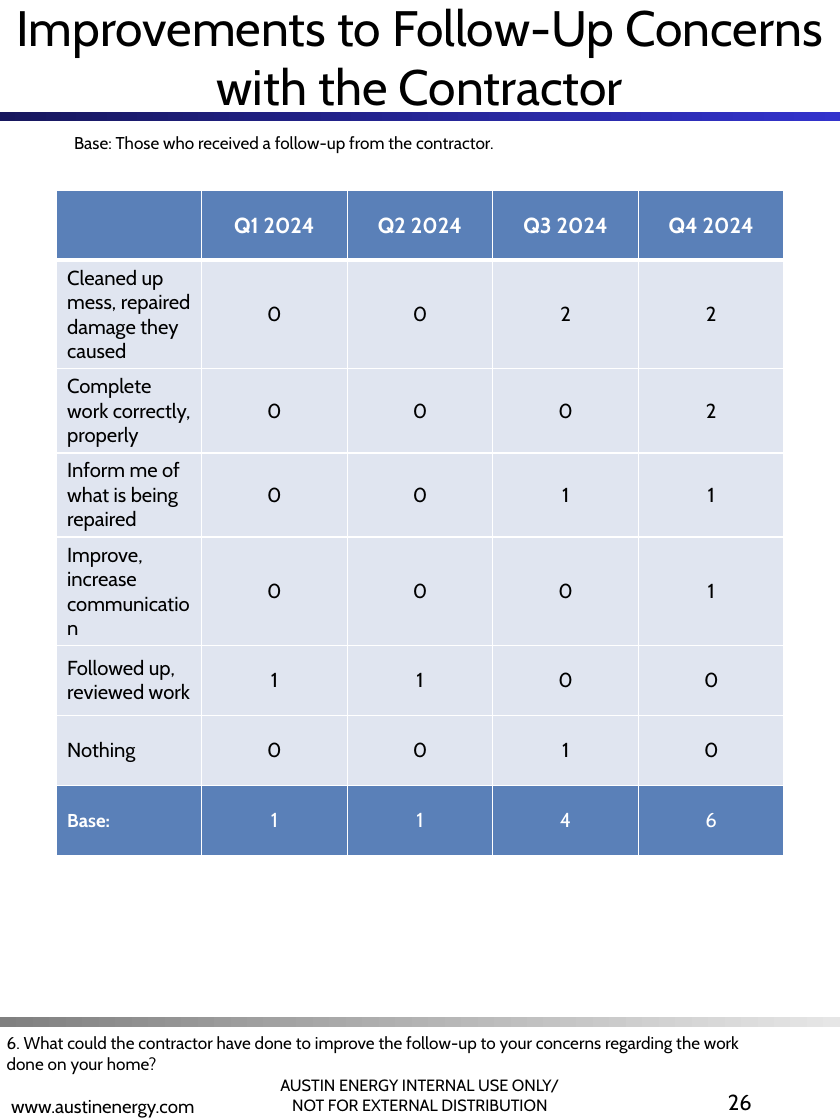
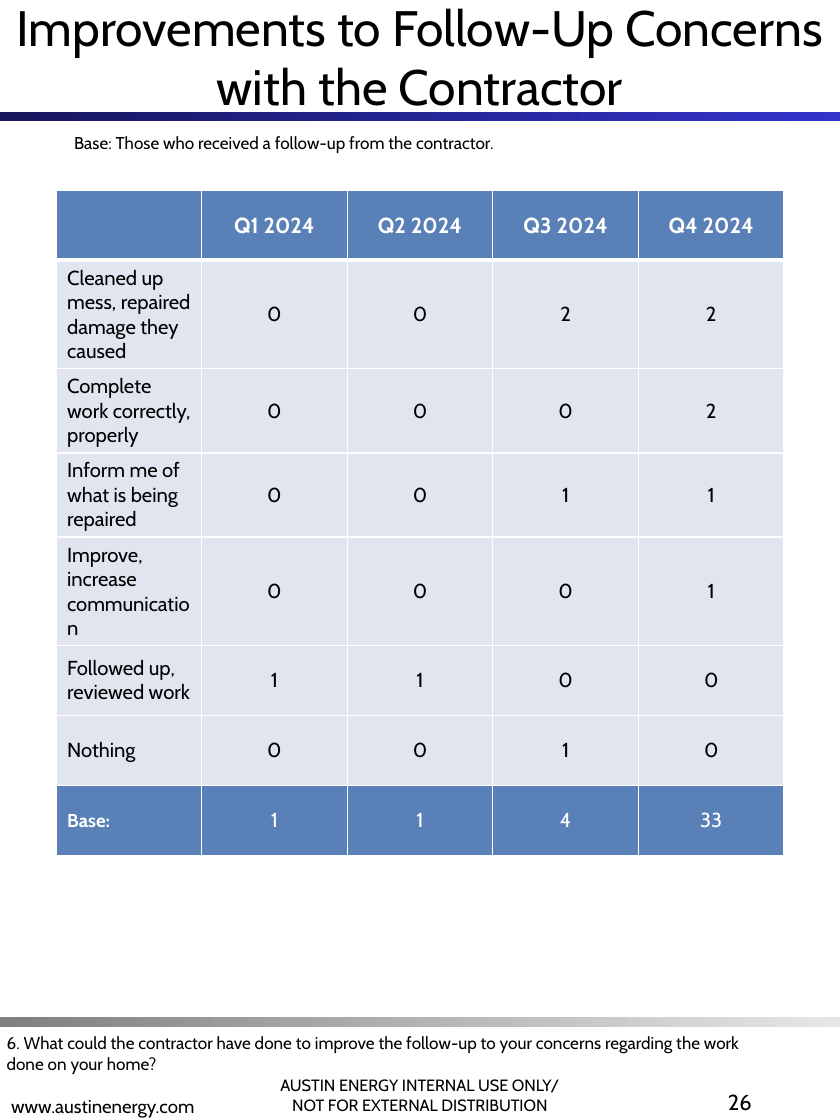
Before and after one commit to jellohead/AE_LIW_automation, a slide deck: slide 26 of src/AE_LIW_automation/output/AE_LIW_updated.pptx. Drawn at 840x1120 pixels with LibreOffice and Linux fonts; fonts in the diff are those of the drawing; background and template pictures are left out. Boxes give left, top, right and bottom in pixels: in the first picture for what was removed or moved away, otherwise in the second. Text is boxed around its words. In the diff, an @@ line names an element or a change of style, - is before the commit and + after.

```diff
--- a/src/AE_LIW_automation/output/AE_LIW_updated.pptx
+++ b/src/AE_LIW_automation/output/AE_LIW_updated.pptx
@@ table at bbox=[56, 190, 784, 831] @@
-row 8, column 5: 6
+row 8, column 5: 33
```
Also in this commit, not shown: 3 other slides changed, 5 other files.
